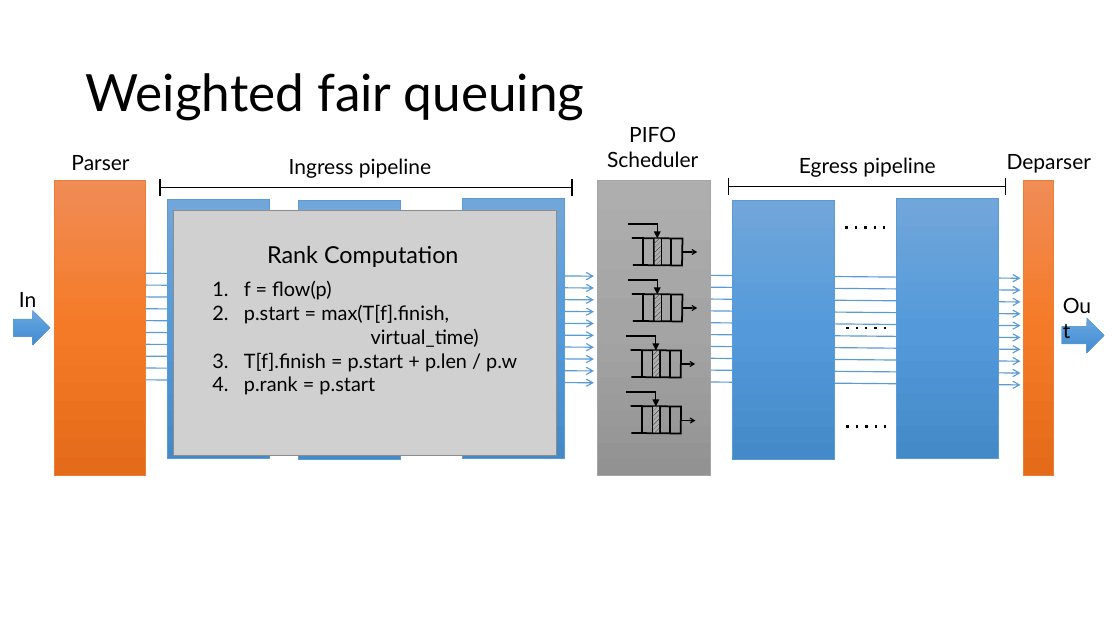
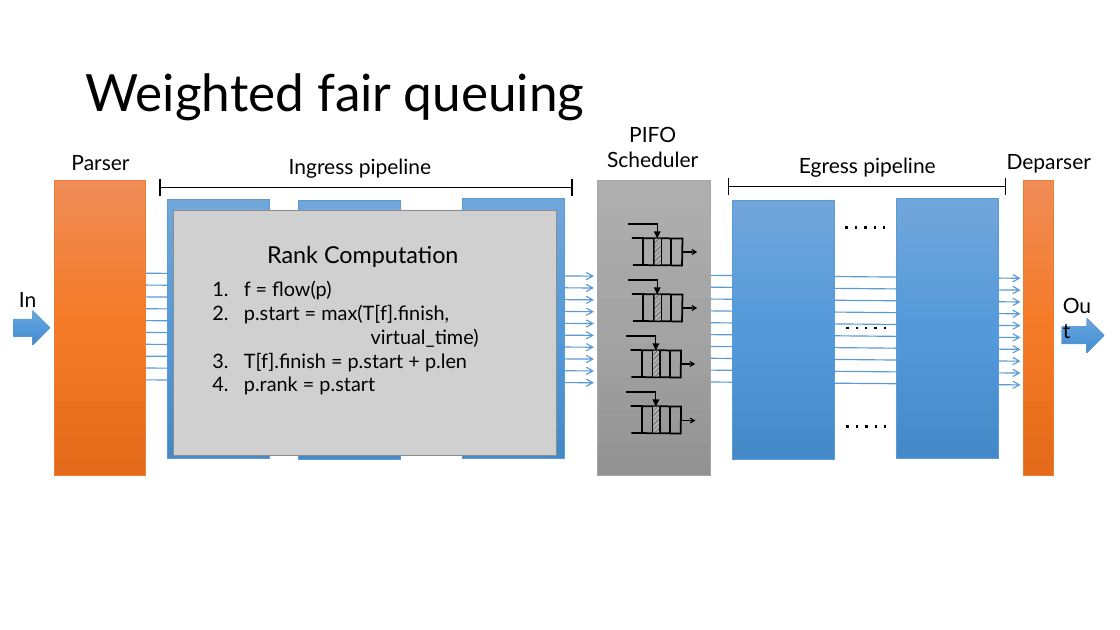
Before and after one commit to anirudhSK/pifo-domino-marple-ppts, a slide deck: slide 9 of pifo_sigcomm.pptx. Drawn at 1120x630 pixels with LibreOffice and Linux fonts; fonts in the diff are those of the drawing; grey boxes stand for pictures. Boxes give left, top, right and bottom in pixels: in the first picture for what was removed or moved away, otherwise in the second. Text is boxed around its words. In the diff, an @@ line names an element or a change of style, - is before the commit and + after.

```diff
--- a/pifo_sigcomm.pptx
+++ b/pifo_sigcomm.pptx
@@ text at box(244, 352, 467, 372): text changed @@
-3. T[f].finish = p.start + p.len / p.w
+3. T[f].finish = p.start + p.len
```
Also in this commit, not shown: 5 other slides changed.
